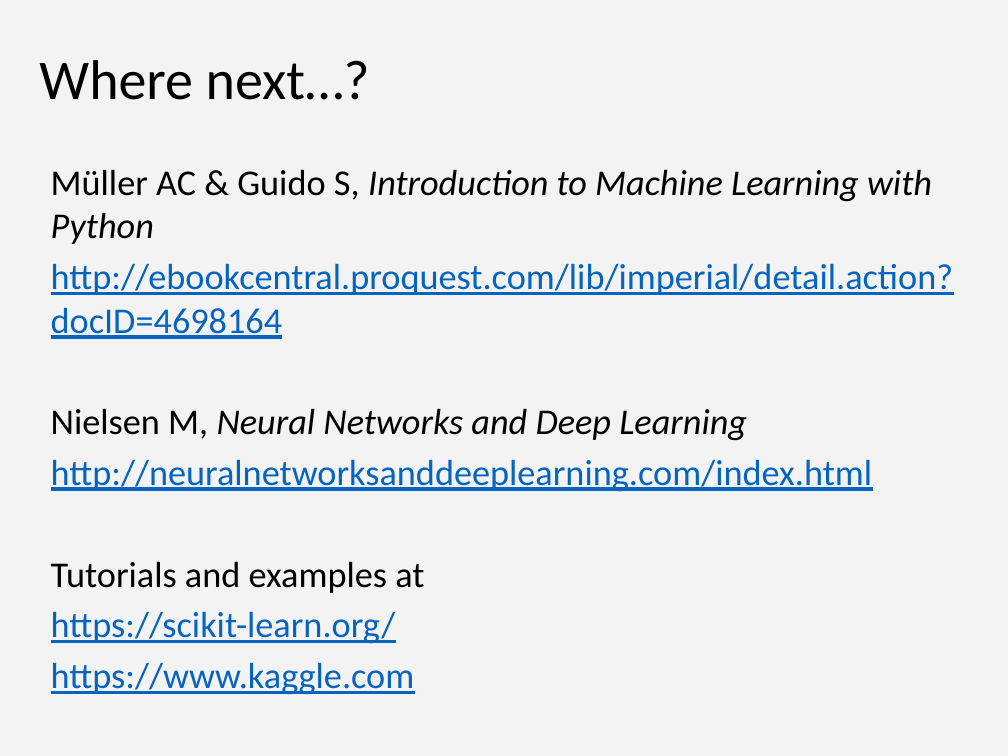
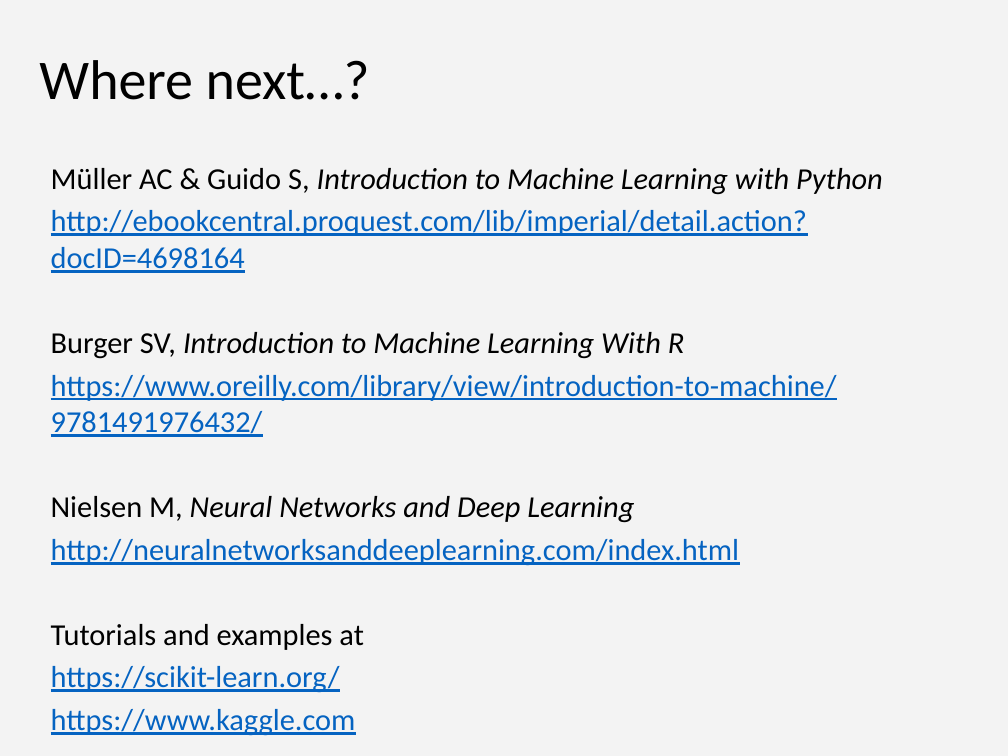
Before and after one commit to ImperialCollegeLondon/RCDS-intro-to-machine-learning, a slide deck: slide 31 of Intro_to_ML_3.pptx. Drawn at 1008x756 pixels with LibreOffice and Linux fonts; fonts in the diff are those of the drawing. Boxes give left, top, right and bottom in pixels: in the first picture for what was removed or moved away, otherwise in the second. Text is boxed around its words. In the diff, an @@ line names an element or a change of style, - is before the commit and + after.

```diff
--- a/Intro_to_ML_3.pptx
+++ b/Intro_to_ML_3.pptx
@@ text at (51,168,883,693): size 25.9 to 21.7 pt in "Müller AC & Guido S, Introduction to ...", "http://ebookcentral.proquest.com/lib/imperial/detail.action? ...", "Nielsen M, Neural Networks and Deep Learning", "http://neuralnetworksanddeeplearning.com/index.html" and 3 more places @@
@@ text at (51,332,837,437): paragraphs added @@
+Burger SV, Introduction to Machine Learning With R
+https://www.oreilly.com/library/view/introduction-to-machine/9781491976432/
```
Also in this commit, not shown: 1 other file.
